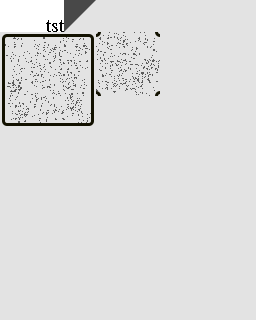
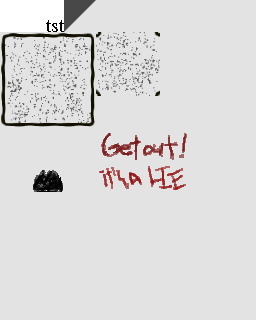
Layer changes from the first 256px x 320px image to the second:
renamed "图层 1" to "effetc", painted on it over [33, 133, 187, 192]
painted on "圆角矩形 1" over [1, 32, 160, 127]
